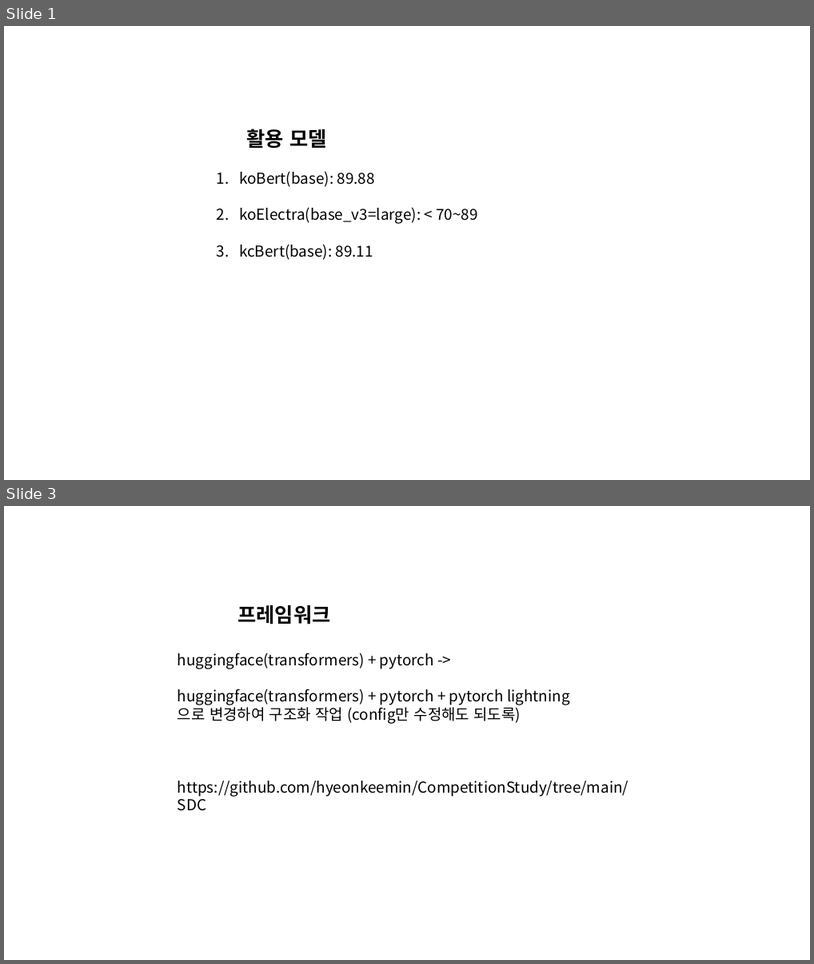
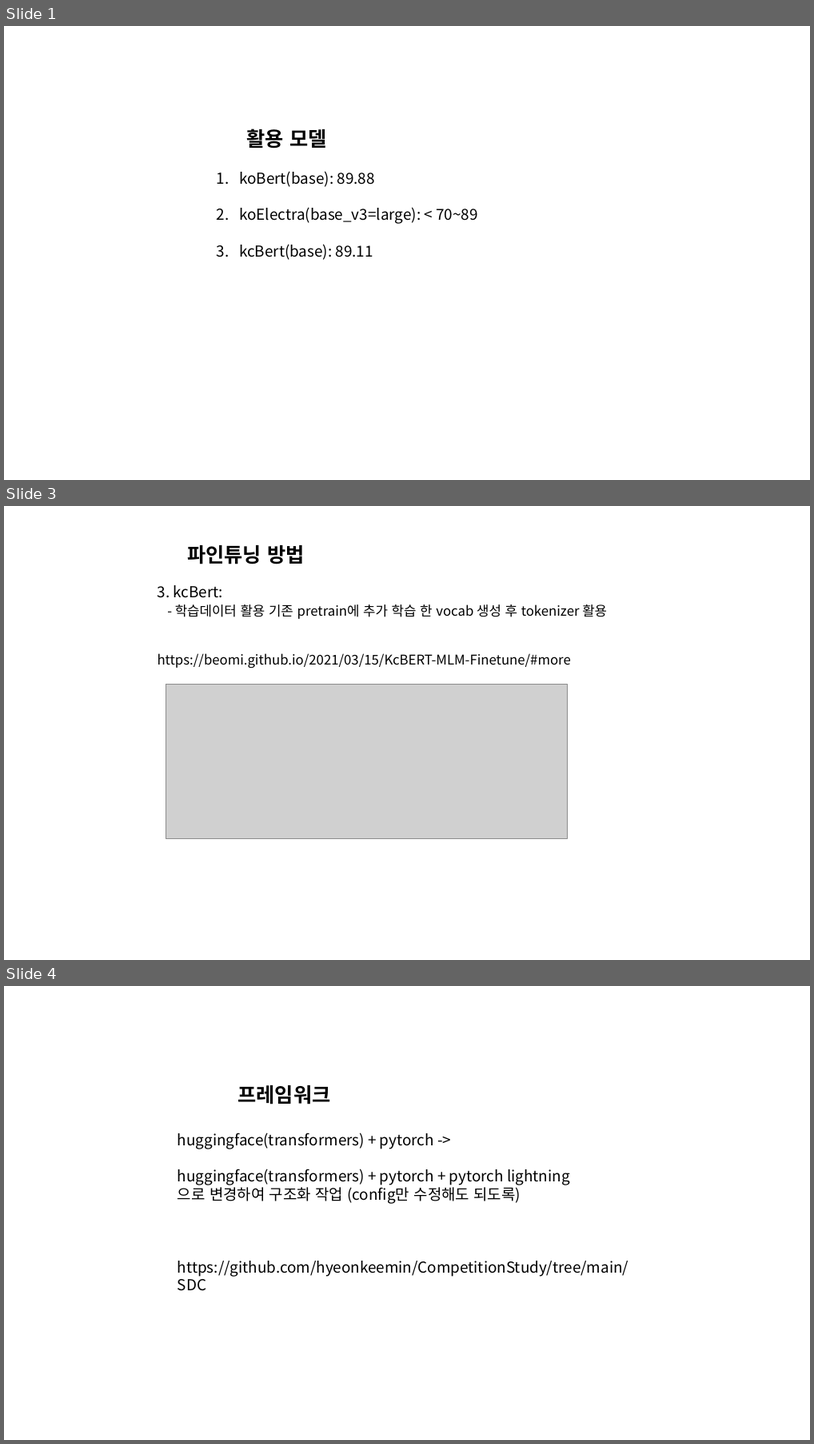
Before and after one commit to hyeonkeemin/CompetitionStudy, a slide deck: SDC/프레젠테이션1.pptx. Shown one above the other, each under a label of ours: slides 1 and 3 before the commit, slides 1, 3 and 4 after it; the slides between them are not shown. The pictures are 814x964 and 814x1444 pixels, drawn with LibreOffice and Linux fonts; fonts in the diff are those of the drawing; grey boxes stand for pictures. Boxes give left, top, right and bottom in pixels: in the first picture for what was removed or moved away, otherwise in the second. Text is boxed around its words. In the diff, an @@ line names an element or a change of style, - is before the commit and + after.

```diff
--- a/SDC/프레젠테이션1.pptx
+++ b/SDC/프레젠테이션1.pptx
@@ slide 3 added at (x1=4, y1=506, x2=810, y2=960), background #FFFFFF @@
@@ text added at (x1=158, y1=545, x2=607, y2=668), 16 pt, text #000000 @@
+  파인튜닝 방법
+3. kcBert:
+- 학습데이터 활용 기존 pretrain에 추가 학습 한 vocab 생성 후 tokenizer 활용
+https://beomi.github.io/2021/03/15/KcBERT-MLM-Finetune/#more
@@ picture added at (x1=166, y1=684, x2=568, y2=838) @@
@@ what was slide 3 is now slide 4 @@
```
Also in this commit, not shown: 1 slide changed.
